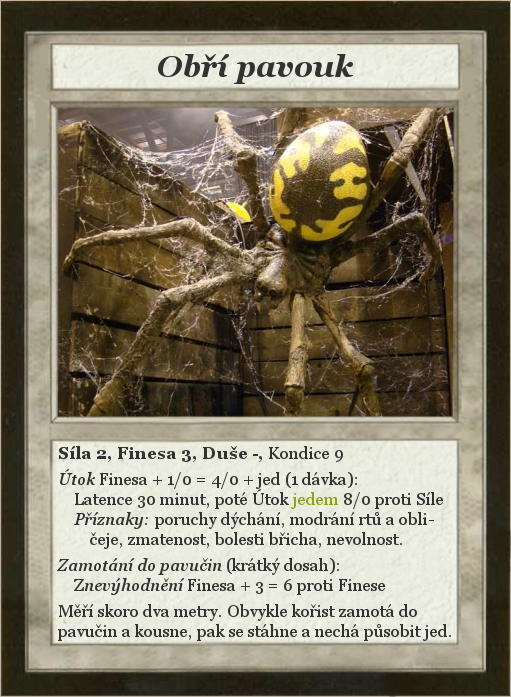
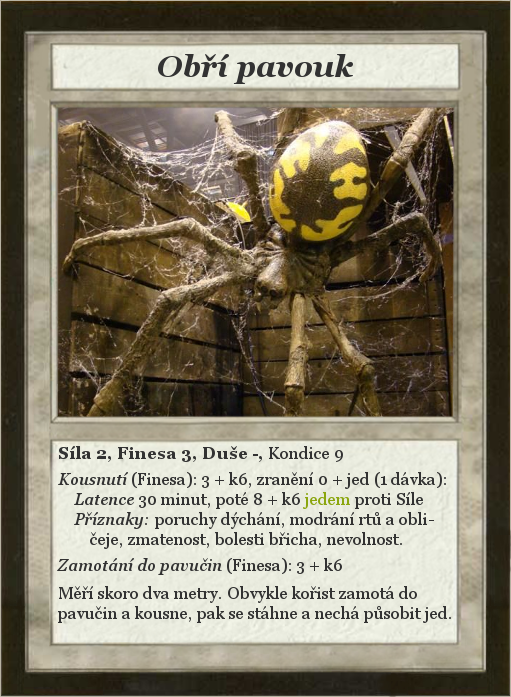
Revision of a layered w=511, h=697 image; what changed, layer by layer:
painted on "Síla 2, Finesa 3, Duše -, Kond..." over (x1=58, y1=469, x2=451, y2=641)
